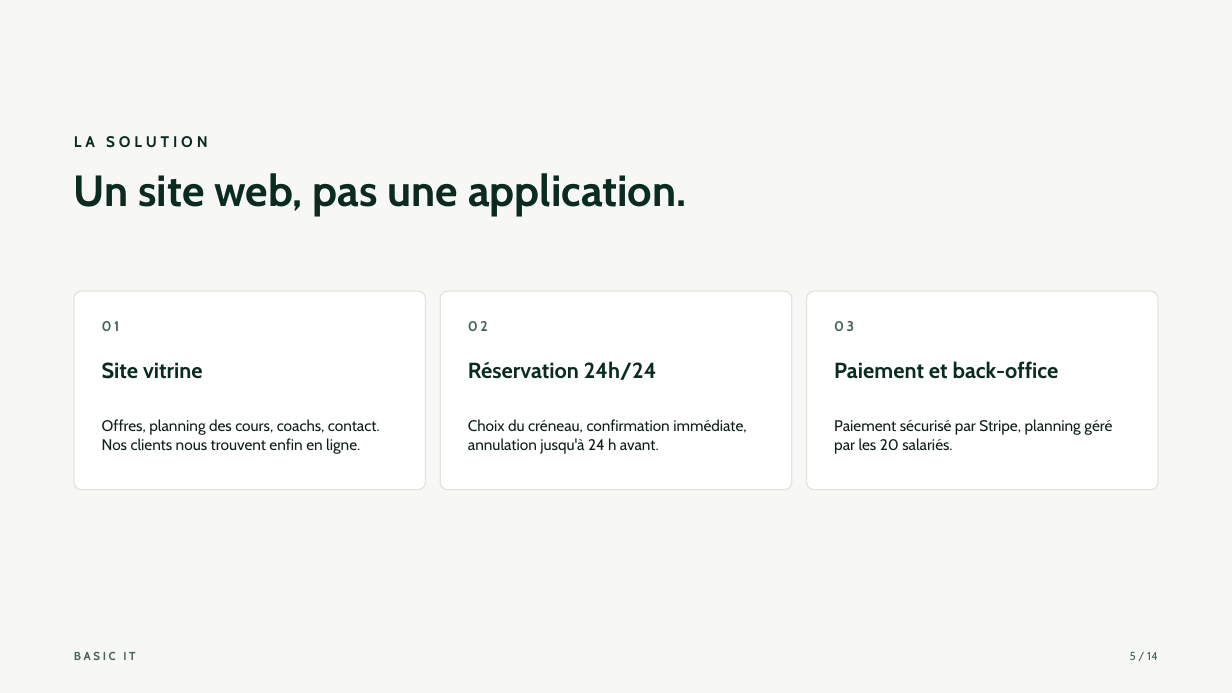
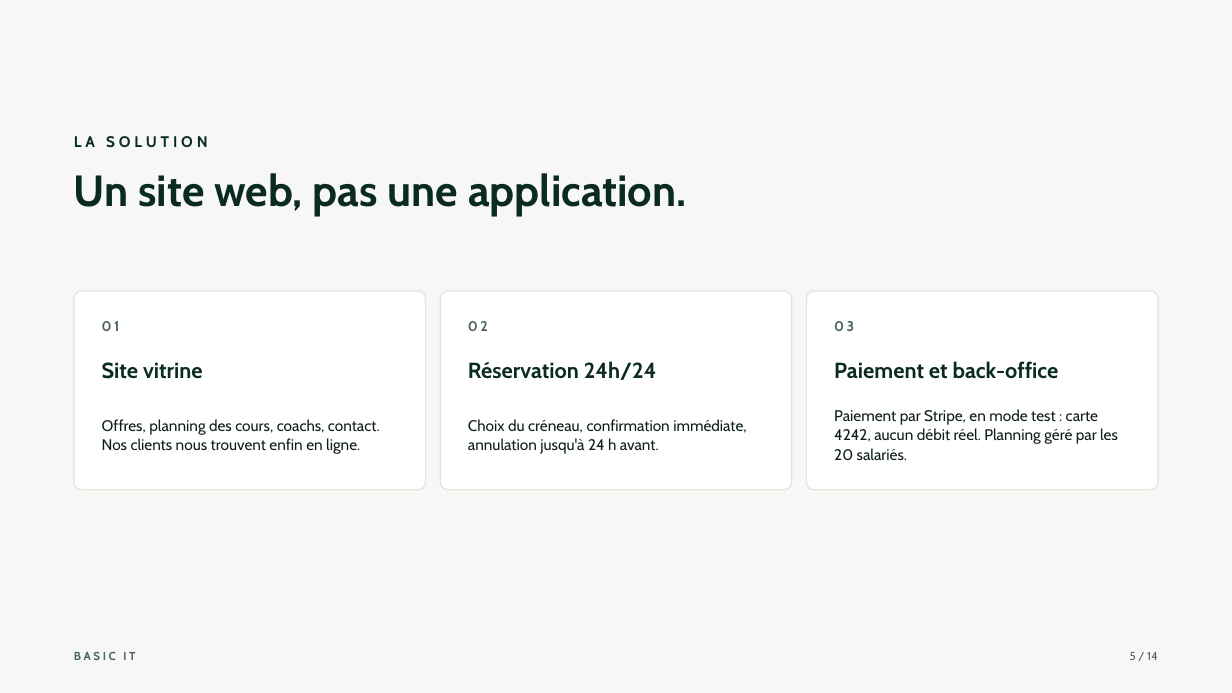
Before and after one commit to LucasDECEBAL/Basic-IT, a slide deck: slide 5 of docs/soutenance/Basic-IT-soutenance.pptx. Drawn at 1232x693 pixels with LibreOffice and Linux fonts; fonts in the diff are those of the drawing. Boxes give left, top, right and bottom in pixels: in the first picture for what was removed or moved away, otherwise in the second. Text is boxed around its words. In the diff, an @@ line names an element or a change of style, - is before the commit and + after.

Commit message:
feat: captures du site et paiement Stripe en mode test

```diff
--- a/docs/soutenance/Basic-IT-soutenance.pptx
+++ b/docs/soutenance/Basic-IT-soutenance.pptx
@@ text at (x1=834, y1=409, x2=1118, y2=460): text changed @@
-Paiement sécurisé par Stripe, planning géré par les 20 salariés.
+Paiement par Stripe, en mode test : carte 4242, aucun débit réel. Planning géré par les 20 salariés.
```
Also in this commit, not shown: 2 other slides changed, 20 other files.
